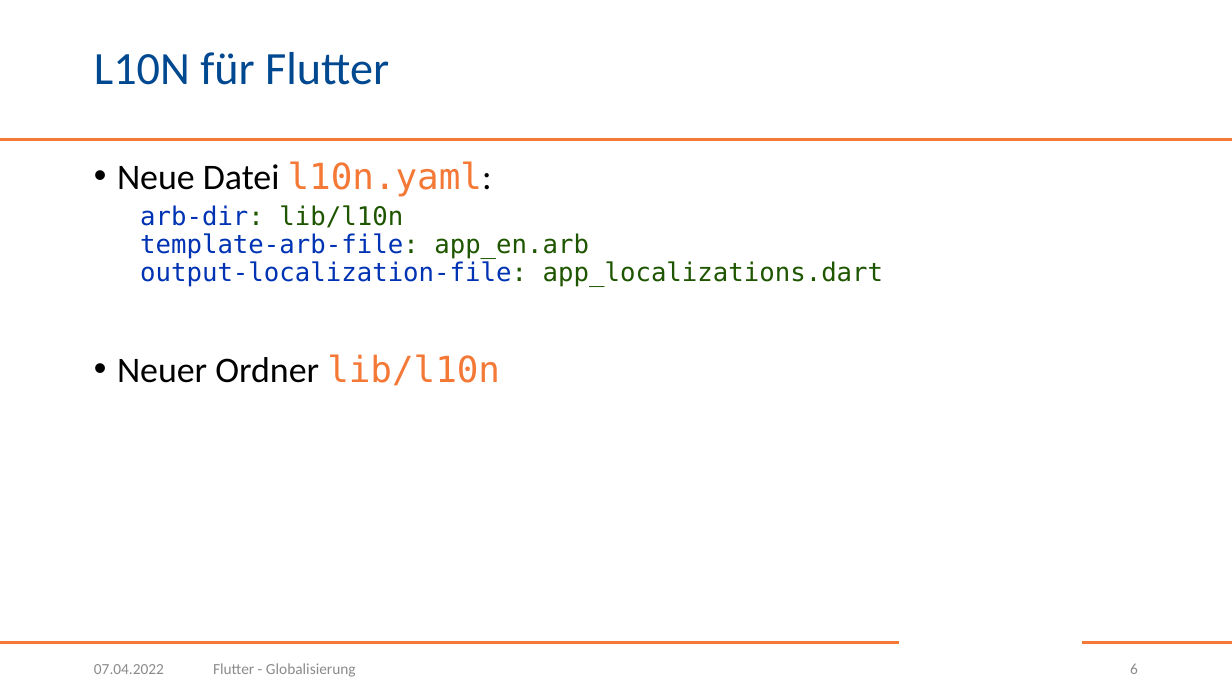
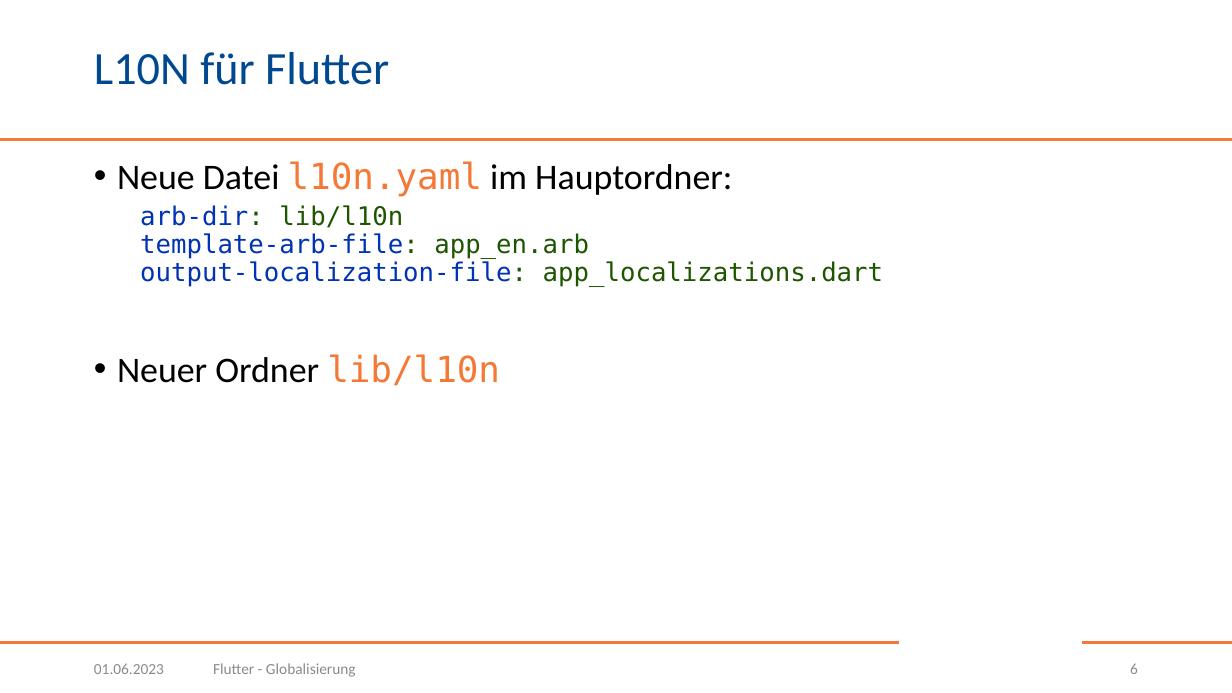
Before and after one commit to BogyMitutoyoCTL/DecisionMakingApp, a slide deck: slide 6 of presentations/Globalisierung.pptx. Drawn at 1232x693 pixels with LibreOffice and Linux fonts; fonts in the diff are those of the drawing; background and template pictures are left out. Boxes give left, top, right and bottom in pixels: in the first picture for what was removed or moved away, otherwise in the second. Text is boxed around its words. In the diff, an @@ line names an element or a change of style, - is before the commit and + after.

```diff
--- a/presentations/Globalisierung.pptx
+++ b/presentations/Globalisierung.pptx
@@ text at [117, 161, 732, 197]: text changed @@
-• Neue Datei l10n.yaml:
+• Neue Datei l10n.yaml im Hauptordner:
@@ text at [94, 663, 164, 674]: text changed @@
-07.04.2022
+01.06.2023
```
Also in this commit, not shown: 10 other slides changed, 1 slide added.
